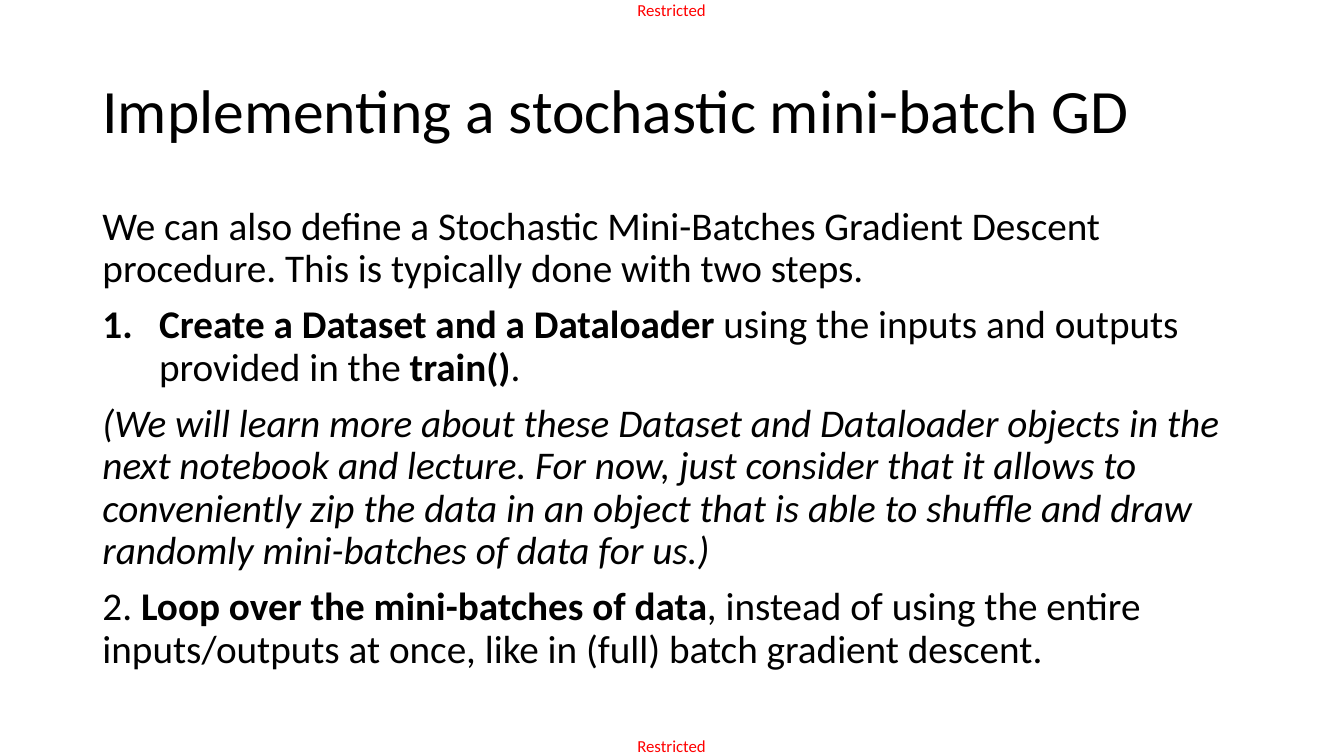
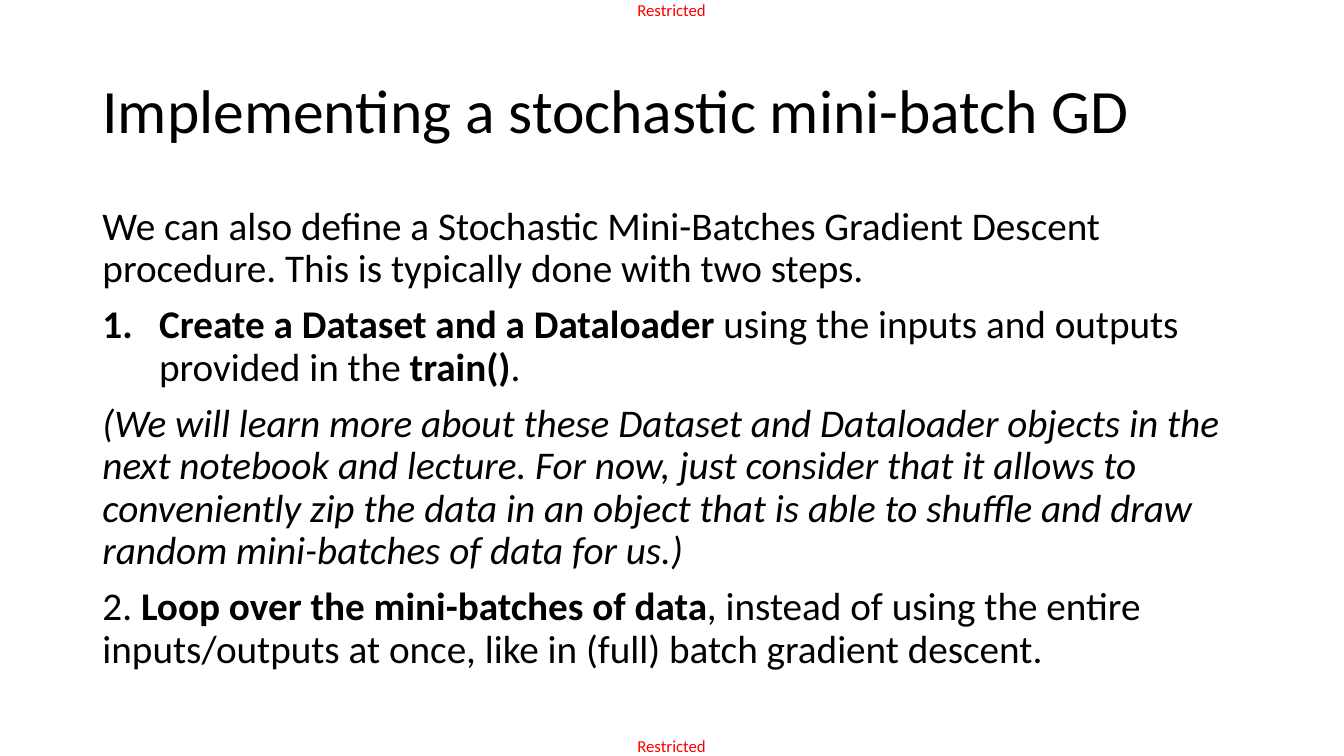
Before and after one commit to matthieudemari/SUTD_DL_50_039, a slide deck: slide 28 of W3/2. W3S2 final/W3S2.pptx. Drawn at 1344x756 pixels with LibreOffice and Linux fonts; fonts in the diff are those of the drawing. Boxes give left, top, right and bottom in pixels: in the first picture for what was removed or moved away, otherwise in the second. Text is boxed around its words. In the diff, an @@ line names an element or a change of style, - is before the commit and + after.

```diff
--- a/W3/2. W3S2 final/W3S2.pptx
+++ b/W3/2. W3S2 final/W3S2.pptx
@@ text at (102,408,1219,570): text changed @@
-(We will learn more about these Dataset and Dataloader objects in the next notebook and lecture. For now, just consider that it allows to conveniently zip the data in an object that is able to shuffle and draw randomly mini-batches of data for us.)
+(We will learn more about these Dataset and Dataloader objects in the next notebook and lecture. For now, just consider that it allows to conveniently zip the data in an object that is able to shuffle and draw random mini-batches of data for us.)
```
Also in this commit, not shown: 6 other slides changed, 10 other files.
